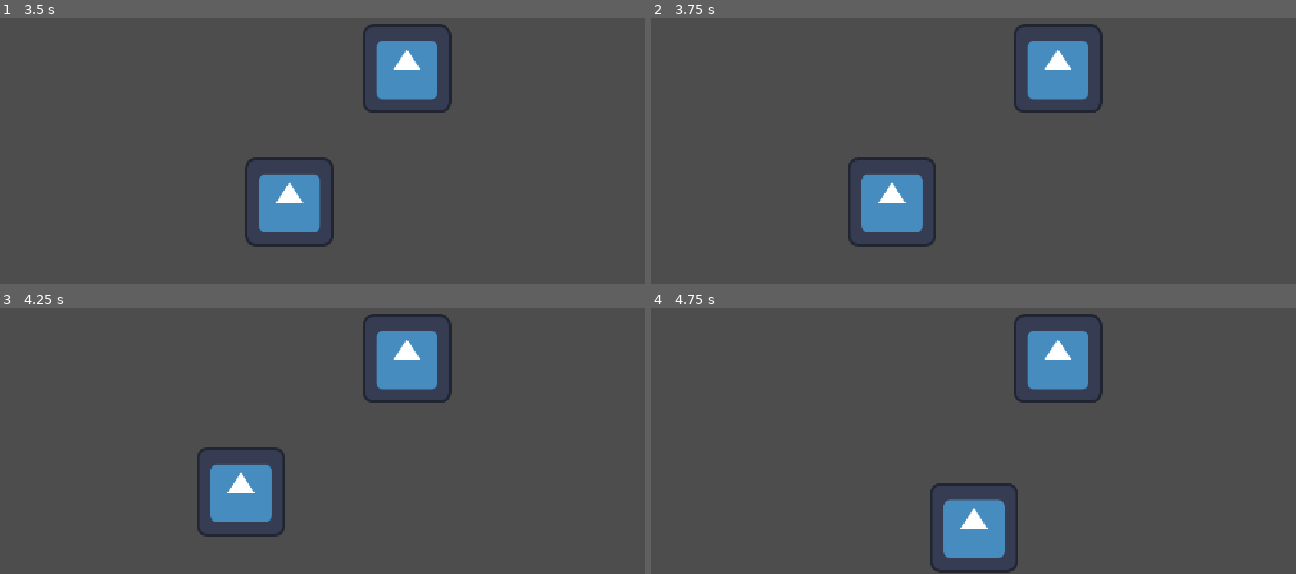
Above: before the commit, frames 1-4 (two rows, left to right).
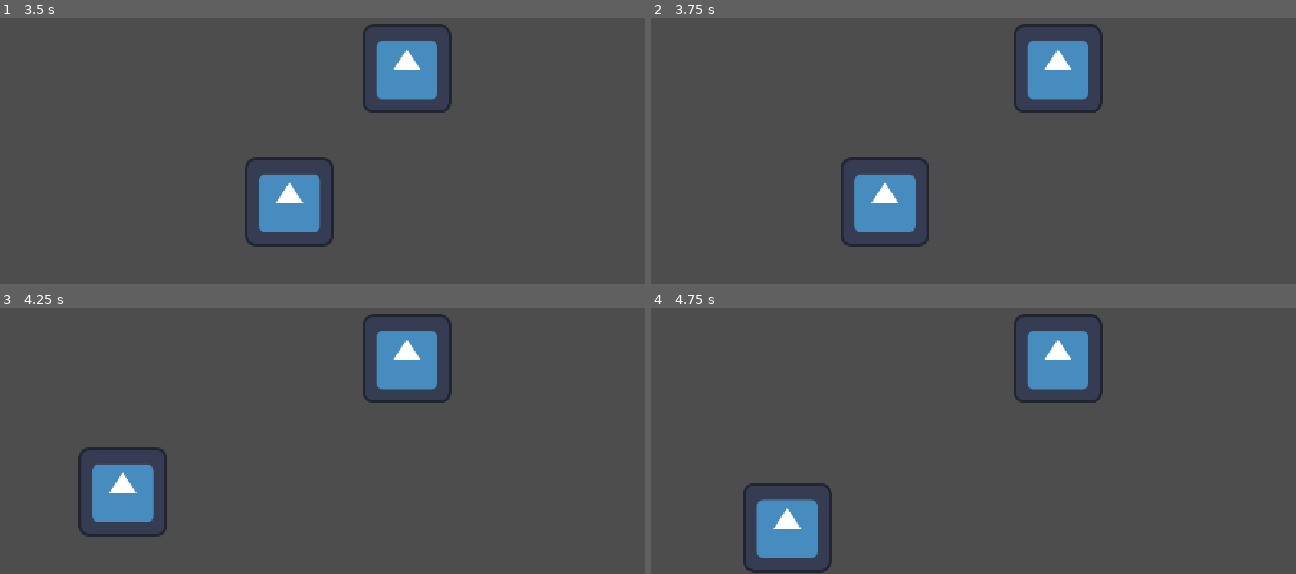
Above: after the commit, the same moments.

Repository: TontonR/GodotSintesi
Game: Godot game, scene res://icon.tscn
Same seed, same stepped clock (60 frames per second), same inputs: the game is played once before the commit and once after it. The engine's default icon, where the game draws it, is replaced by a stand-in: a white triangle on a blue panel in a dark square.
Inputs:
- Up to frame 1 (3.5 s): tap Enter at 0.5 s; hold D 0.53-2.03 s; tap Space at 0.77, 1.52, 3.02 s; hold A 2.03-2.78 s; hold D from 2.78 s (still down)
- Up to frame 2 (3.75 s): keep holding D
- Up to frame 3 (4.25 s): keep holding D; tap Space at 3.77 s
- Up to frame 4 (4.75 s): release D at 4.28 s; hold A from 4.28 s (still down); tap Space at 4.52 s

Frame 1 is identical in both runs. In frame 2, 1.2% of the frame differs, in the area x 29-45%, y 52-87%; in frame 3, 5.3%; in frame 4, 5.4%, in the area x 14-57%, y 65-100%.

Commit message:
deleted camera barrier

Diff:
--- a/iconmove.gd
+++ b/iconmove.gd
@@ -81,13 +81,3 @@
 		if _velocity.y > 0.0:
 			_velocity.y = 0.0
 		_is_on_floor = true
-
-	# --- Límites horizontales de la pantalla ---
-	var half_width: float = texture.get_width() * 0.5 * scale.x
-	var view_width: float = get_viewport_rect().size.x
-	if position.x < half_width:
-		position.x = half_width
-		_velocity.x = maxf(_velocity.x, 0.0)
-	elif position.x > view_width - half_width:
-		position.x = view_width - half_width
-		_velocity.x = minf(_velocity.x, 0.0)
